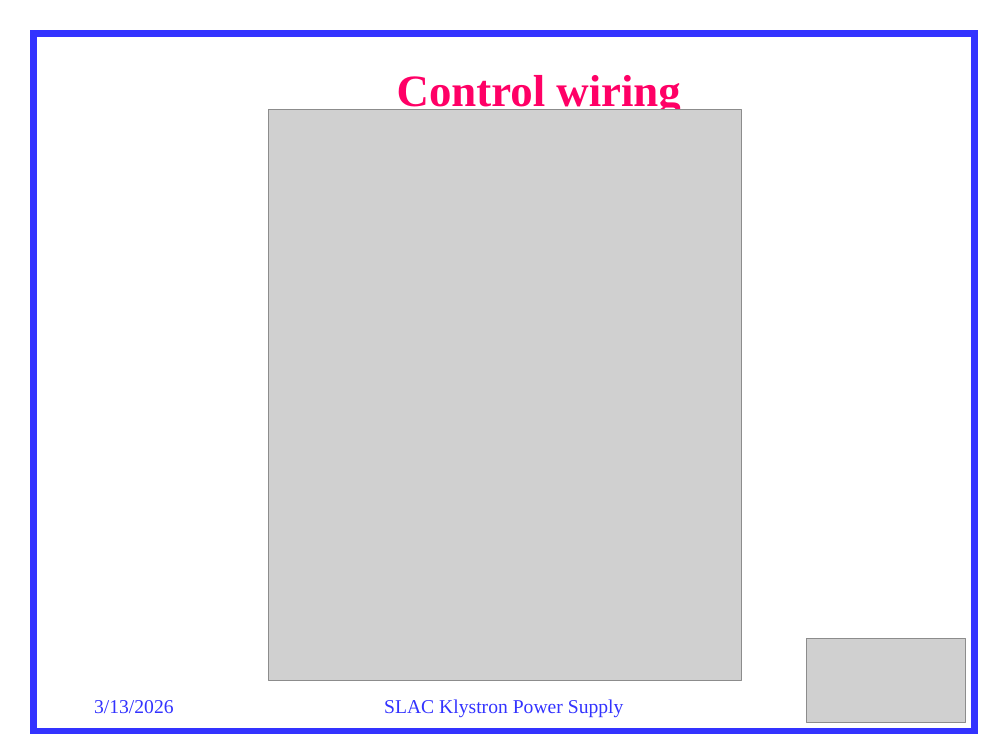
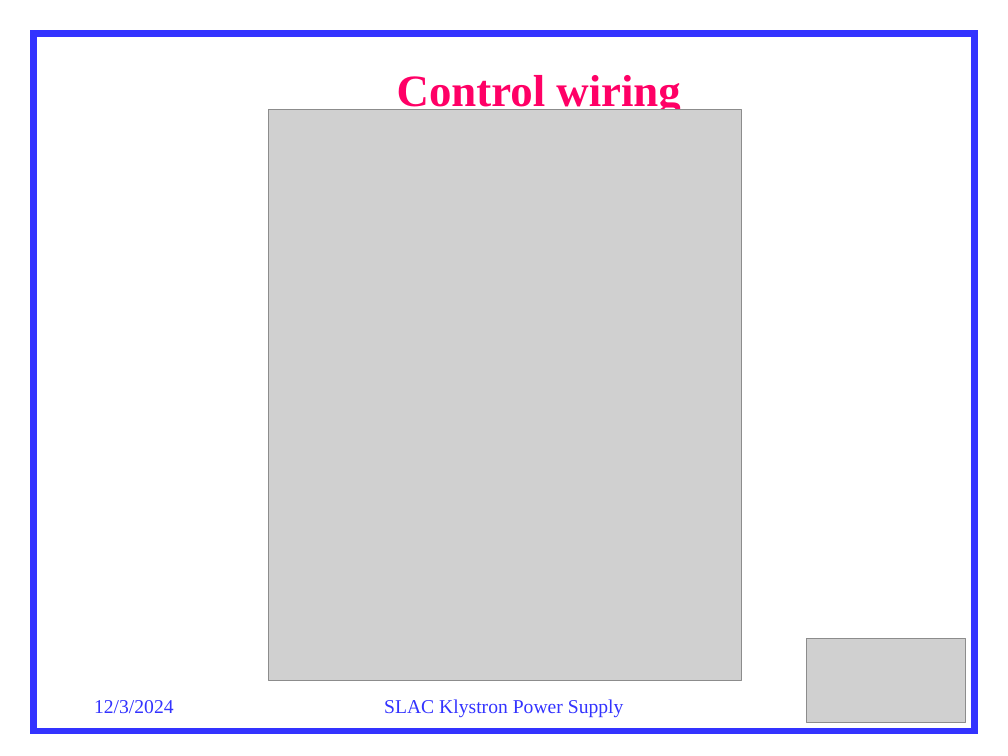
Before and after one commit to fayaw/spearlegacyLLRF, a slide deck: slide 24 of hvps/architecture/originalDocuments/pepII supply.pptx. Drawn at 1008x756 pixels with LibreOffice and Linux fonts; fonts in the diff are those of the drawing; grey boxes stand for pictures. Boxes give left, top, right and bottom in pixels: in the first picture for what was removed or moved away, otherwise in the second. Text is boxed around its words. In the diff, an @@ line names an element or a change of style, - is before the commit and + after.

```diff
--- a/hvps/architecture/originalDocuments/pepII supply.pptx
+++ b/hvps/architecture/originalDocuments/pepII supply.pptx
@@ text at (x1=94, y1=700, x2=174, y2=713): text changed @@
-3/13/2026
+12/3/2024
```
Also in this commit, not shown: 23 other slides changed, 4 other files.
